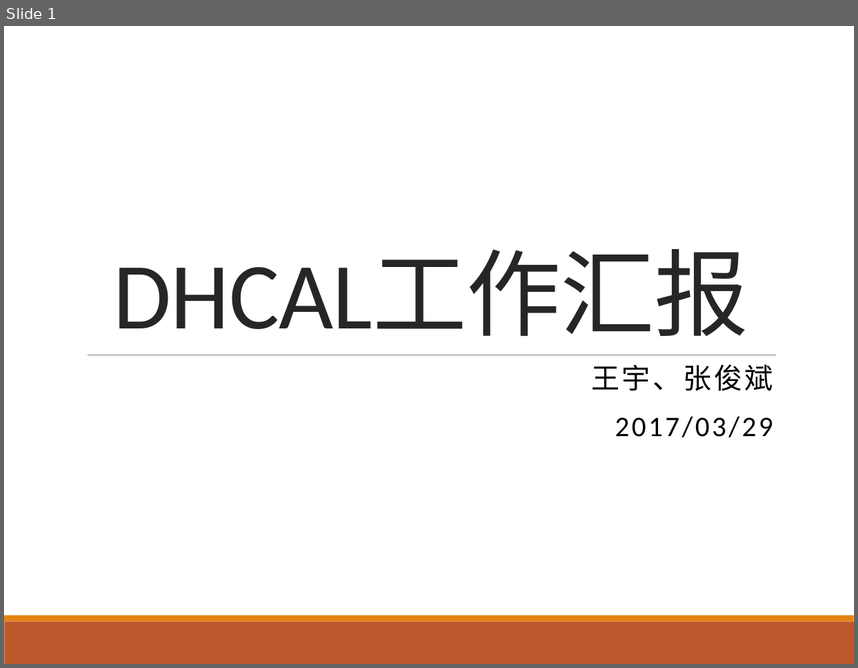
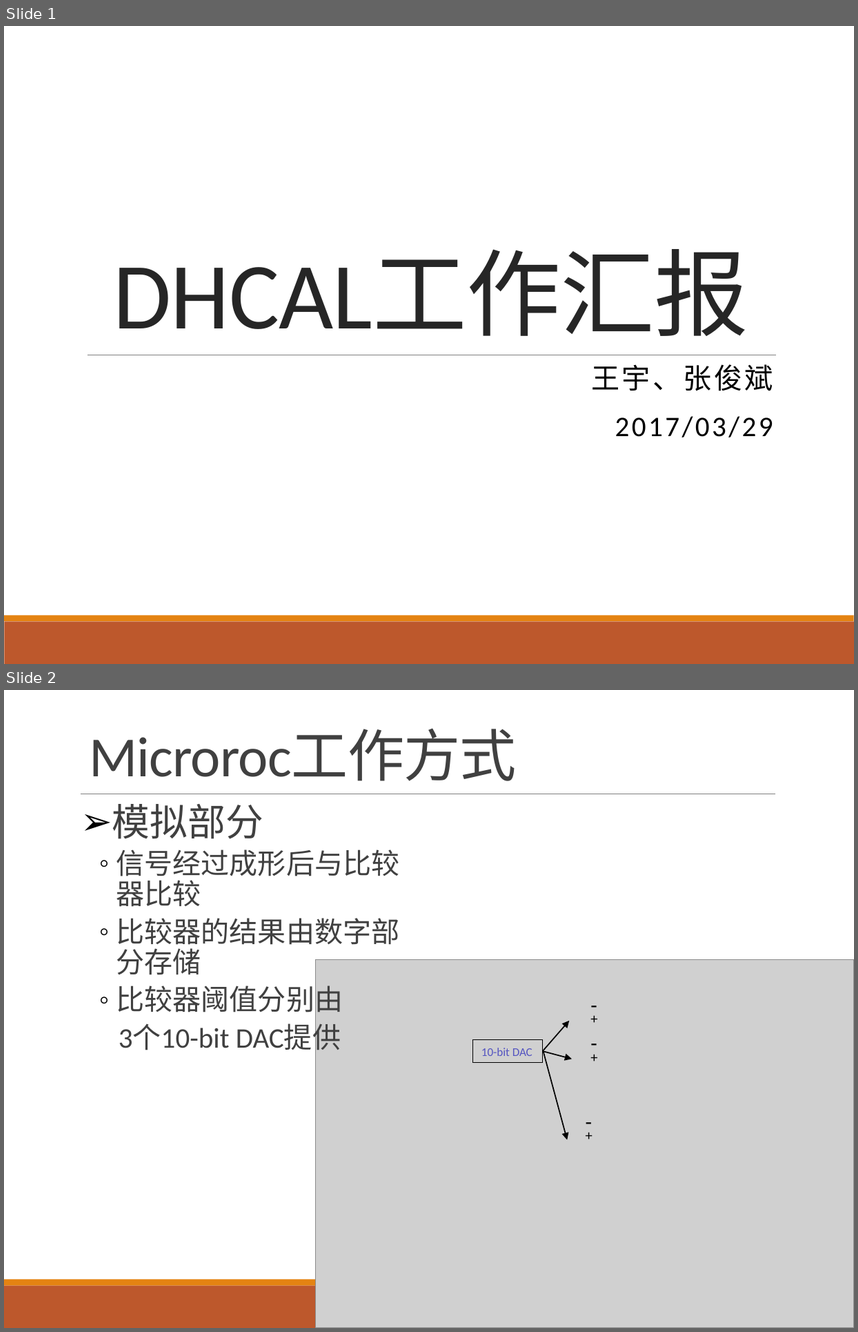
Before and after one commit to wyu0725/SDHCAL_DAQ, a slide deck: Slides/SDHCAL_20170329.pptx. Shown one above the other, each under a label of ours: slide 1 before the commit, slides 1 and 2 after it. The pictures are 858x668 and 858x1332 pixels, drawn with LibreOffice and Linux fonts; fonts in the diff are those of the drawing; grey boxes stand for pictures. Boxes give left, top, right and bottom in pixels: in the first picture for what was removed or moved away, otherwise in the second. Text is boxed around its words. In the diff, an @@ line names an element or a change of style, - is before the commit and + after.

```diff
--- a/Slides/SDHCAL_20170329.pptx
+++ b/Slides/SDHCAL_20170329.pptx
@@ slide 2 added at [4,690,854,1328], background #FFFFFF; not listed: 2 template elements that a slide beside it also shows @@
@@ title added at [89,729,517,781], 48 pt, text #404040 @@
+Microroc工作方式
@@ line added from (81, 793) to (775, 793), #808080 0.5 pt @@
@@ text added at [112,804,400,1054], 24 pt, text #404040 @@
+➢ 模拟部分
+  ◦ 信号经过成形后与比较器比较
+  ◦ 比较器的结果由数字部分存储
+  ◦ 比较器阈值分别由
+  3个10-bit DAC提供
@@ group added at [316,960,854,1328]: 6 texts, 3 arrows, 1 picture, 1 rectangle @@
+-
++
+-
++
+-
++
+10-bit DAC
```
Also in this commit, not shown: 12 other slides added, 1 slide removed, 6 other files.
